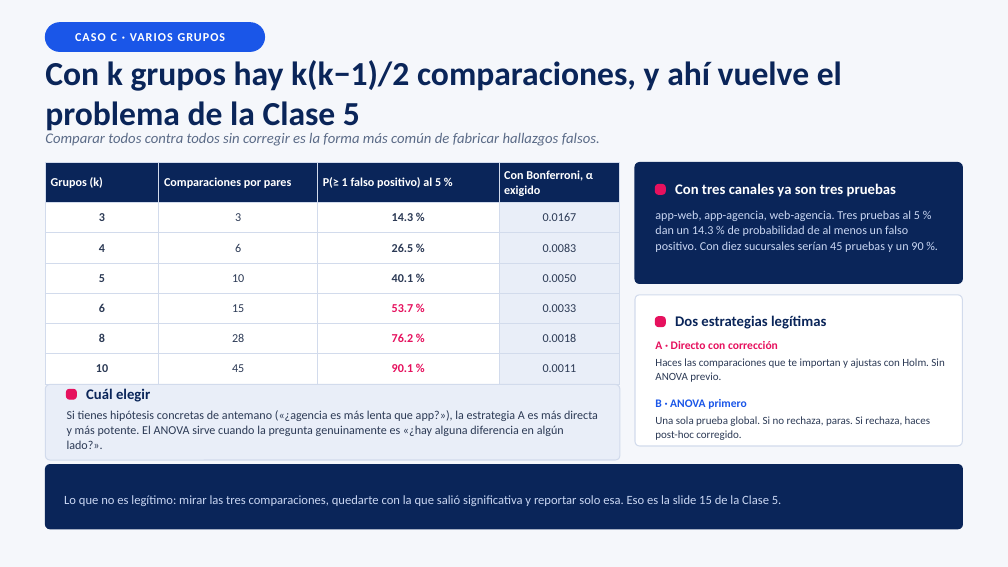
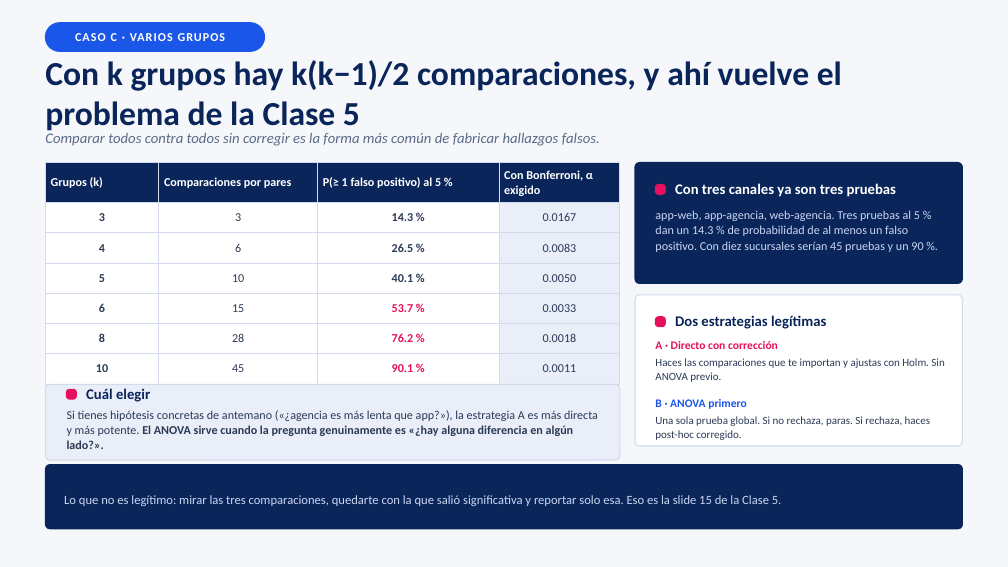
Before and after one commit to josefrodrim/Estad-stica-Descriptiva-E-Inferencial, a slide deck: slide 11 of Clase_6/PPT/Clase06_Comparacion_de_Grupos.pptx. Drawn at 1008x567 pixels with LibreOffice and Linux fonts; fonts in the diff are those of the drawing. Boxes give left, top, right and bottom in pixels: in the first picture for what was removed or moved away, otherwise in the second. Text is boxed around its words. In the diff, an @@ line names an element or a change of style, - is before the commit and + after.

```diff
--- a/Clase_6/PPT/Clase06_Comparacion_de_Grupos.pptx
+++ b/Clase_6/PPT/Clase06_Comparacion_de_Grupos.pptx
@@ text "Si tienes hipótesis concretas de ..." at bbox=[67, 410, 598, 449]: bold on in "El ANOVA sirve cuando la pregunta genuinamente ..." @@
```
Also in this commit, not shown: 1 other slide changed, 7 other files.
